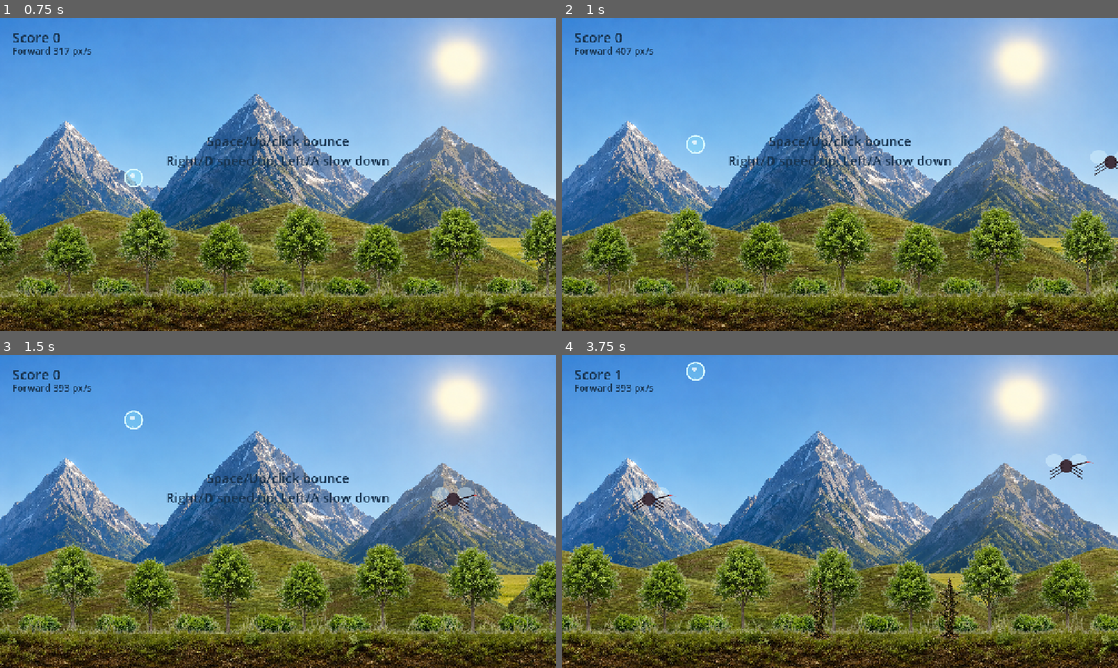
Above: before the commit, frames 1-4 (two rows, left to right).
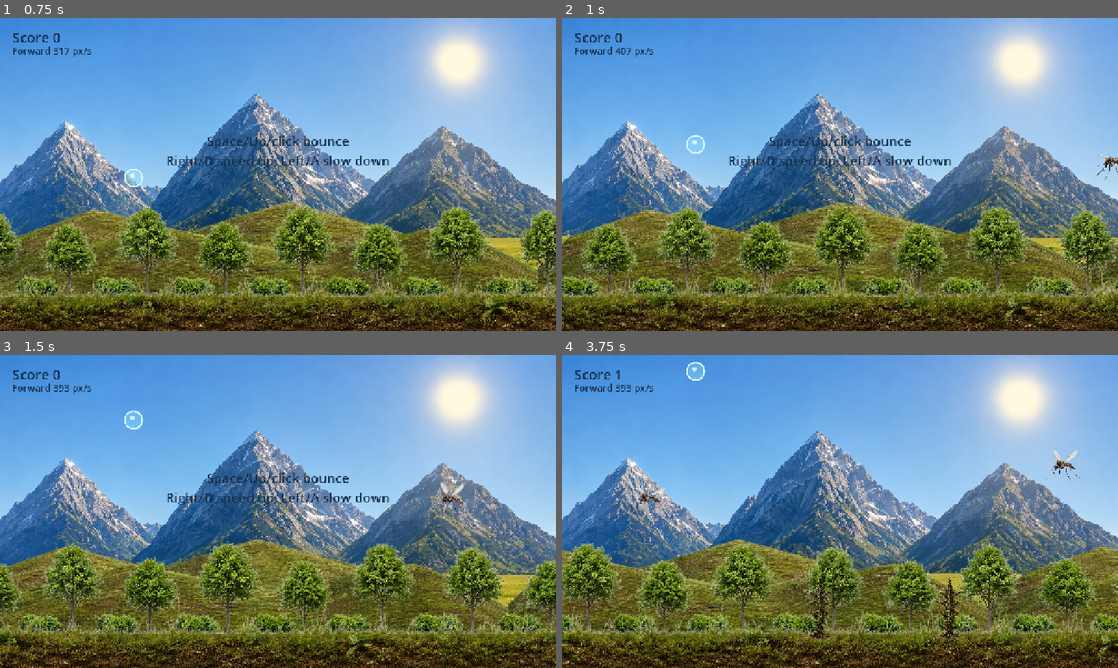
Above: after the commit, the same moments.

Repository: steinshuh/BubbleBriar
Game: Godot game, scene res://scenes/Main.tscn
Same seed, same stepped clock (60 frames per second), same inputs: the game is played once before the commit and once after it.
Inputs:
- Up to frame 1 (0.75 s): tap Enter (ui_accept) at 0.5 s; hold Right from 0.53 s (still down); tap Space (bounce) at 0.6 s
- Up to frame 2 (1 s): keep holding Right; tap Enter (ui_accept) at 0.77 s
- Up to frame 3 (1.5 s): tap Enter (ui_accept) at 1.07 s; release Right at 1.28 s; hold Left from 1.28 s (still down); tap Space (bounce) at 1.35 s
- Up to frame 4 (3.75 s): tap Enter (ui_accept) at 1.52, 1.82, 3.02, 3.32 s; release Left at 2.03 s; hold Right 2.03-3.53 s; tap Space (bounce) at 2.1, 2.85, 3.6 s; hold Left from 3.53 s (still down)

Frame 1 is identical in both runs. In frame 2, 0.2% of the frame differs, in the area x 95-100%, y 42-52%; in frame 3, 0.4%; in frame 4, 0.6%, in the area x 11-96%, y 30-52%.

Commit message:
Animate mosquito from sprite sheet

Diff:
--- a/scenes/Mosquito.tscn
+++ b/scenes/Mosquito.tscn
@@ -1,7 +1,7 @@
 [gd_scene load_steps=4 format=3 uid="uid://bubblebriar_mosquito"]
 
 [ext_resource type="Script" path="res://scripts/mosquito.gd" id="1_mosquito"]
-[ext_resource type="Texture2D" path="res://assets/mosquito.png" id="2_mosquito_texture"]
+[ext_resource type="Texture2D" path="res://assets/mosquito_sheet.png" id="2_mosquito_texture"]
 
 [sub_resource type="CircleShape2D" id="CircleShape2D_mosquito"]
 radius = 31.0
@@ -10,7 +10,10 @@
 script = ExtResource("1_mosquito")
 
 [node name="Sprite2D" type="Sprite2D" parent="."]
+scale = Vector2(0.24, 0.24)
 texture = ExtResource("2_mosquito_texture")
+hframes = 4
+vframes = 2
 
 [node name="CollisionShape2D" type="CollisionShape2D" parent="."]
 shape = SubResource("CircleShape2D_mosquito")
--- a/scripts/mosquito.gd
+++ b/scripts/mosquito.gd
@@ -1,6 +1,13 @@
 # This script controls one mosquito obstacle.
 # It is attached to scenes/Mosquito.tscn.
 extends Area2D
+
+# MOSQUITO_ANIMATION_FRAME_COUNT is the number of pictures in mosquito_sheet.png.
+# The sheet has 2 rows and 4 columns, so 2 * 4 = 8 animation frames.
+const MOSQUITO_ANIMATION_FRAME_COUNT := 8
+# MOSQUITO_ANIMATION_FRAME_TIME is how long one frame stays visible before moving to the next frame.
+# Smaller numbers flap faster; 0.08 seconds gives about 12.5 frames per second.
+const MOSQUITO_ANIMATION_FRAME_TIME := 0.08
 
 # escaped is a custom signal emitted when the mosquito has moved off the left side.
 # main.gd listens for this signal so it can delete the obstacle.
@@ -12,6 +19,13 @@
 var passed := false
 # viewport_size stores the game window size so the mosquito can be positioned and cleaned up correctly.
 var viewport_size := Vector2(1280, 720)
+# animation_time stores how many seconds have accumulated toward the next animation frame.
+var animation_time := 0.0
+# animation_frame stores which frame number from the sprite sheet is currently showing.
+var animation_frame := 0
+# sprite points to the Sprite2D child in scenes/Mosquito.tscn.
+# The texture itself is assigned in the scene, so this script does not load any image files.
+@onready var sprite := $Sprite2D as Sprite2D
 
 # setup() is called by main.gd right after creating a new mosquito.
 func setup(start_x: float, size: Vector2, move_speed: float) -> void:
@@ -26,18 +40,37 @@
 
 # _ready() runs once when the mosquito enters the scene tree.
 func _ready() -> void:
+	# Start the mosquito animation on the first frame whenever a mosquito is created.
+	animation_frame = 0
+	# Show the first frame immediately so the mosquito does not wait for the first timer step.
+	sprite.frame = animation_frame
 	# body_entered is a built-in Area2D signal.
 	# It fires when a physics body, like the bubble, enters this mosquito's collision area.
 	body_entered.connect(_on_body_entered)
 
 # _process(delta) runs every rendered frame.
 func _process(delta: float) -> void:
+	# Advance the wing-flap animation before moving the mosquito this frame.
+	_advance_animation(delta)
 	# Move the mosquito left by the current forward world speed.
 	position.x -= speed * delta
 	# Once the mosquito is far enough off the left side, tell main.gd it can be removed.
 	if position.x < -120.0:
 		escaped.emit(self)
 
+# _advance_animation() moves the Sprite2D to the next frame when enough time has passed.
+func _advance_animation(delta: float) -> void:
+	# Add this frame's elapsed time to the animation timer.
+	animation_time += delta
+	# Use a while loop so very slow frames can catch up by advancing more than one animation frame.
+	while animation_time >= MOSQUITO_ANIMATION_FRAME_TIME:
+		# Remove one frame's worth of time from the timer.
+		animation_time -= MOSQUITO_ANIMATION_FRAME_TIME
+		# Move to the next frame number, then wrap back to 0 after the last frame.
+		animation_frame = (animation_frame + 1) % MOSQUITO_ANIMATION_FRAME_COUNT
+		# Tell Sprite2D which cell of the 4-by-2 sprite sheet to draw.
+		sprite.frame = animation_frame
+
 # _on_body_entered() runs when something enters the mosquito's Area2D hitbox.
 func _on_body_entered(body: Node) -> void:
 	# Check for a pop() method so the mosquito can pop the bubble without depending on its exact class.
Binary file removed: assets/ChatGPT Image Jul 1, 2026, 11_02_57 AM.png
Binary file added: assets/mosquito_sheet.png
Not shown, changed: assets/mosquito_sheet.png.import
